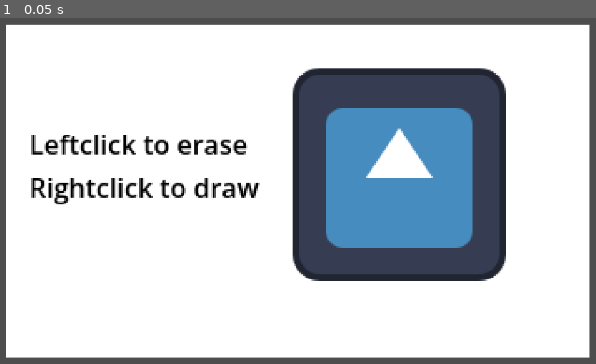
Above: before the commit, frame 1.
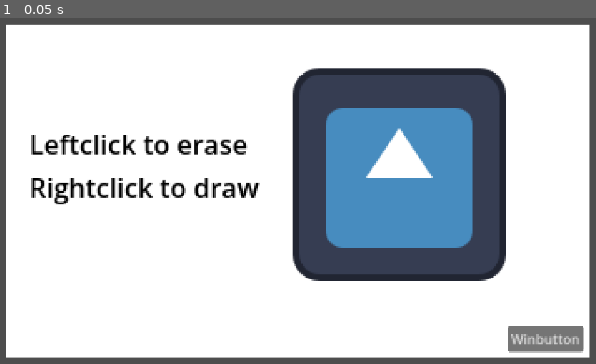
Above: after the commit, the same moment.

Repository: dh2650-overworked/Overworked
Game: Godot game, scene res://scenes/Tasks/Whiteboard/Whiteboard_task.tscn
Same seed, same stepped clock (60 frames per second), same inputs: the game is played once before the commit and once after it. This scene is started directly instead of the project's main scene. The engine's default icon, where the game draws it, is replaced by a stand-in: a white triangle on a blue panel in a dark square.
Inputs:
- Up to frame 1 (0.05 s): no input

The runs differ from the first frame. In frame 1, 1.0% of the frame differs, in the area x 85-98%, y 89-97%.

Commit message:
Added winbutton

Diff:
--- a/scenes/Tasks/Whiteboard/Whiteboard_task.tscn
+++ b/scenes/Tasks/Whiteboard/Whiteboard_task.tscn
@@ -70,3 +70,13 @@
 offset_bottom = 131.0
 label_settings = SubResource("LabelSettings_ncbox")
 script = ExtResource("3_ncbox")
+
+[node name="Button" type="Button" parent="SubViewportContainer/SubViewport/Control" unique_id=1554283182]
+top_level = true
+layout_mode = 0
+offset_left = 301.0
+offset_top = 181.0
+offset_right = 392.0
+offset_bottom = 212.0
+scale = Vector2(0.5, 0.5)
+text = "Winbutton"
